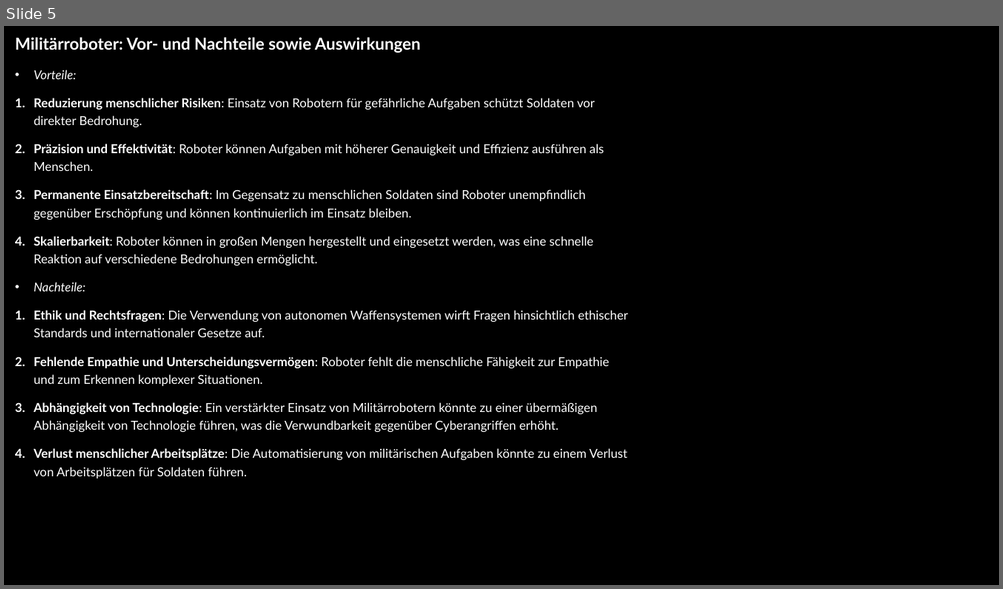
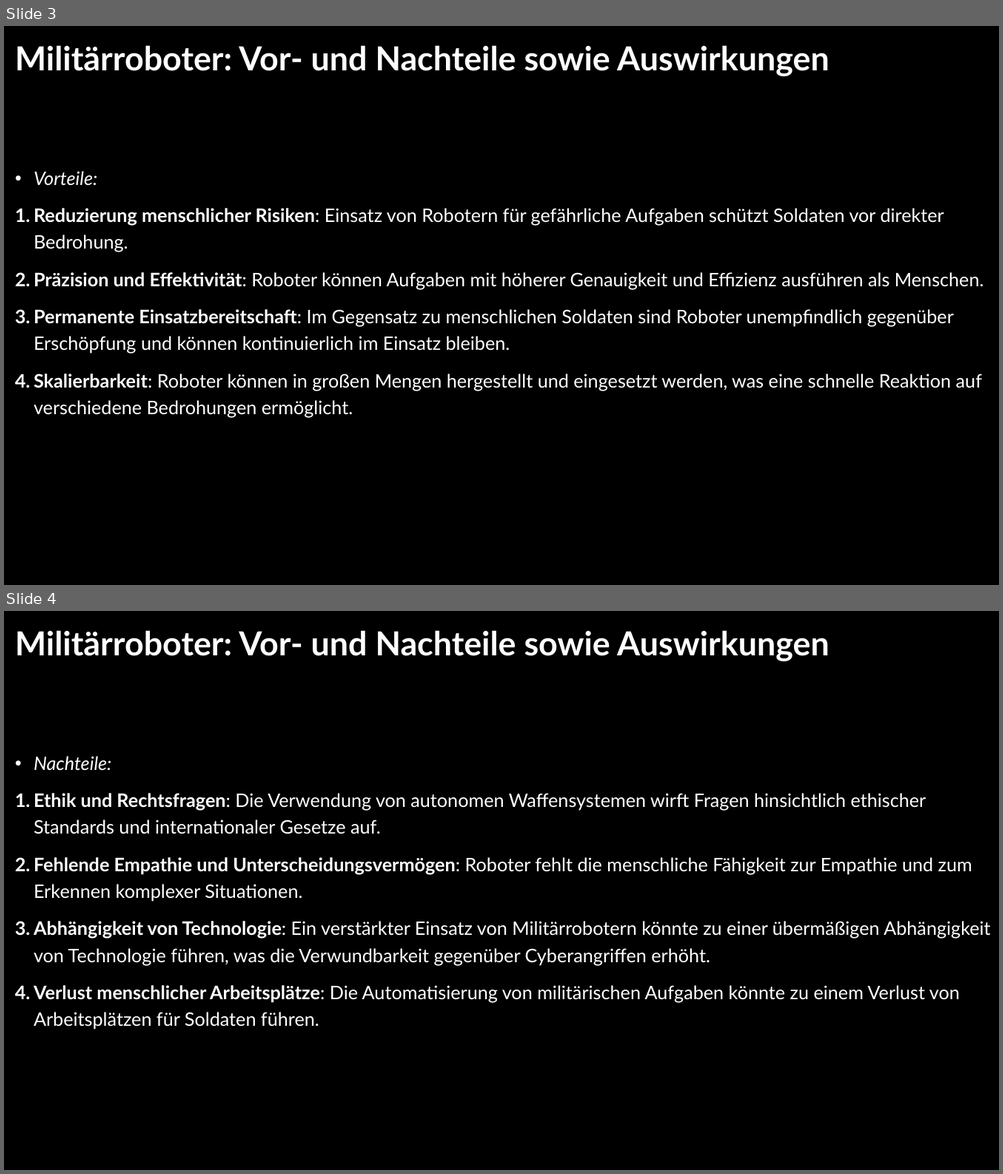
Before and after one commit to DavidSt2023/Danger_Gang_GVI, a slide deck: Nebenfächer/DIN/Ethik/RoboterEthik.pptx. Shown one above the other, each under a label of ours: slide 5 before the commit, slides 3 and 4 after it. The pictures are 1003x589 and 1003x1174 pixels, drawn with LibreOffice and Linux fonts; fonts in the diff are those of the drawing; background and template pictures are left out; a plain dark background stands for a picture behind light text. Boxes give left, top, right and bottom in pixels: in the first picture for what was removed or moved away, otherwise in the second. Text is boxed around its words. In the diff, an @@ line names an element or a change of style, - is before the commit and + after.

```diff
--- a/Nebenfächer/DIN/Ethik/RoboterEthik.pptx
+++ b/Nebenfächer/DIN/Ethik/RoboterEthik.pptx
@@ slide 4 added at (x1=4, y1=611, x2=999, y2=1170), background picture (left out) @@
@@ rectangle added at (x1=4, y1=611, x2=999, y2=1170), fill #000000 @@
@@ text added at (x1=15, y1=630, x2=990, y2=1030), 18 pt, text #FFFFFF @@
+Militärroboter: Vor- und Nachteile sowie Auswirkungen
+• Nachteile:
+1. Ethik und Rechtsfragen: Die Verwendung von autonomen Waffensystemen wirft Fragen hinsichtlich ethischer Standards und internationaler Gesetze auf.
+2. Fehlende Empathie und Unterscheidungsvermögen: Roboter fehlt die menschliche Fähigkeit zur Empathie und zum Erkennen komplexer Situationen.
+3. Abhängigkeit von Technologie: Ein verstärkter Einsatz von Militärrobotern könnte zu einer übermäßigen Abhängigkeit von Technologie führen, was die Verwundbarkeit gegenüber Cyberangriffen erhöht.
+4. Verlust menschlicher Arbeitsplätze: Die Automatisierung von militärischen Aufgaben könnte zu einem Verlust von Arbeitsplätzen für Soldaten führen.
@@ what was slide 5 is now slide 3 @@
@@ slide 3 changed as well @@
@@ text "Militärroboter: Vor- und Nachteile sowie ..." at (x1=15, y1=45, x2=984, y2=417): size 16 to 32 pt in "Militärroboter: Vor- und Nachteile sowie Auswirkungen"; size 12 to 18 pt @@
@@ text at (x1=34, y1=282, x2=628, y2=479): paragraphs removed @@
-• Nachteile:
-1. Ethik und Rechtsfragen: Die Verwendung von autonomen Waffensystemen wirft Fragen hinsichtlich ethischer Standards und internationaler Gesetze auf.
-2. Fehlende Empathie und Unterscheidungsvermögen: Roboter fehlt die menschliche Fähigkeit zur Empathie und zum Erkennen komplexer Situationen.
-3. Abhängigkeit von Technologie: Ein verstärkter Einsatz von Militärrobotern könnte zu einer übermäßigen Abhängigkeit von Technologie führen, was die Verwundbarkeit gegenüber Cyberangriffen erhöht.
-4. Verlust menschlicher Arbeitsplätze: Die Automatisierung von militärischen Aufgaben könnte zu einem Verlust von Arbeitsplätzen für Soldaten führen.
```
Also in this commit, not shown: 4 other slides changed, 1 other slide added.
